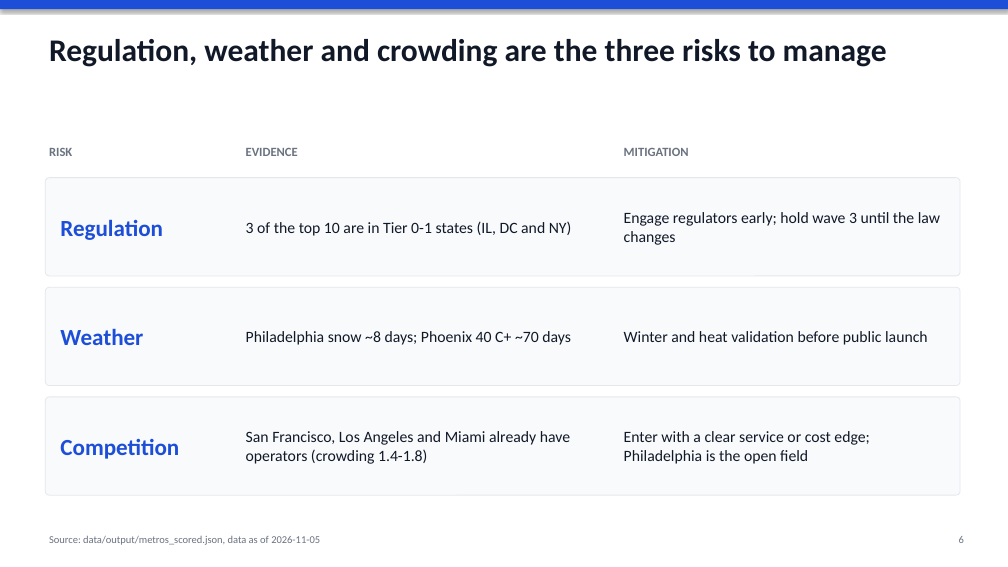
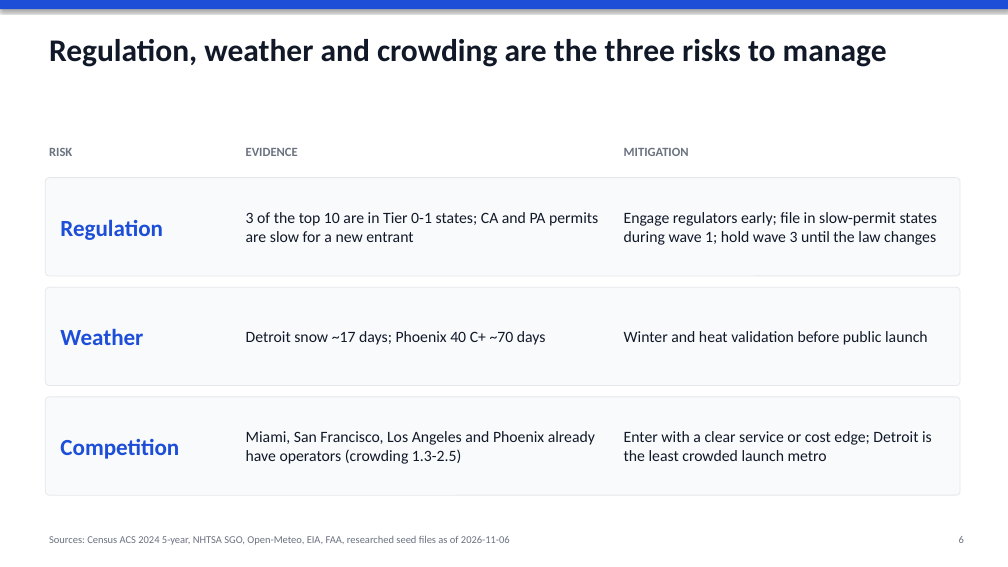
Before and after one commit to jmayank574/av-expansion-strategy, a slide deck: slide 6 of reports/deck.pptx. Drawn at 1008x567 pixels with LibreOffice and Linux fonts; fonts in the diff are those of the drawing. Boxes give left, top, right and bottom in pixels: in the first picture for what was removed or moved away, otherwise in the second. Text is boxed around its words. In the diff, an @@ line names an element or a change of style, - is before the commit and + after.

```diff
--- a/reports/deck.pptx
+++ b/reports/deck.pptx
@@ text at (246,212,598,242): text changed @@
-3 of the top 10 are in Tier 0-1 states (IL, DC and NY)
+3 of the top 10 are in Tier 0-1 states; CA and PA permits are slow for a new entrant
@@ text at (624,212,938,245): text changed @@
-Engage regulators early; hold wave 3 until the law changes
+Engage regulators early; file in slow-permit states during wave 1; hold wave 3 until the law changes
@@ text at (246,331,546,345): text changed @@
-Philadelphia snow ~8 days; Phoenix 40 C+ ~70 days
+Detroit snow ~17 days; Phoenix 40 C+ ~70 days
@@ text at (246,431,595,464): text changed @@
-San Francisco, Los Angeles and Miami already have operators (crowding 1.4-1.8)
+Miami, San Francisco, Los Angeles and Phoenix already have operators (crowding 1.3-2.5)
@@ text at (624,431,932,461): text changed @@
-Enter with a clear service or cost edge; Philadelphia is the open field
+Enter with a clear service or cost edge; Detroit is the least crowded launch metro
@@ text at (49,536,510,545): text changed @@
-Source: data/output/metros_scored.json, data as of 2026-11-05
+Sources: Census ACS 2024 5-year, NHTSA SGO, Open-Meteo, EIA, FAA, researched seed files as of 2026-11-06
```
Also in this commit, not shown: 5 other slides changed, 1 slide added, 1 slide removed, 37 other files.
